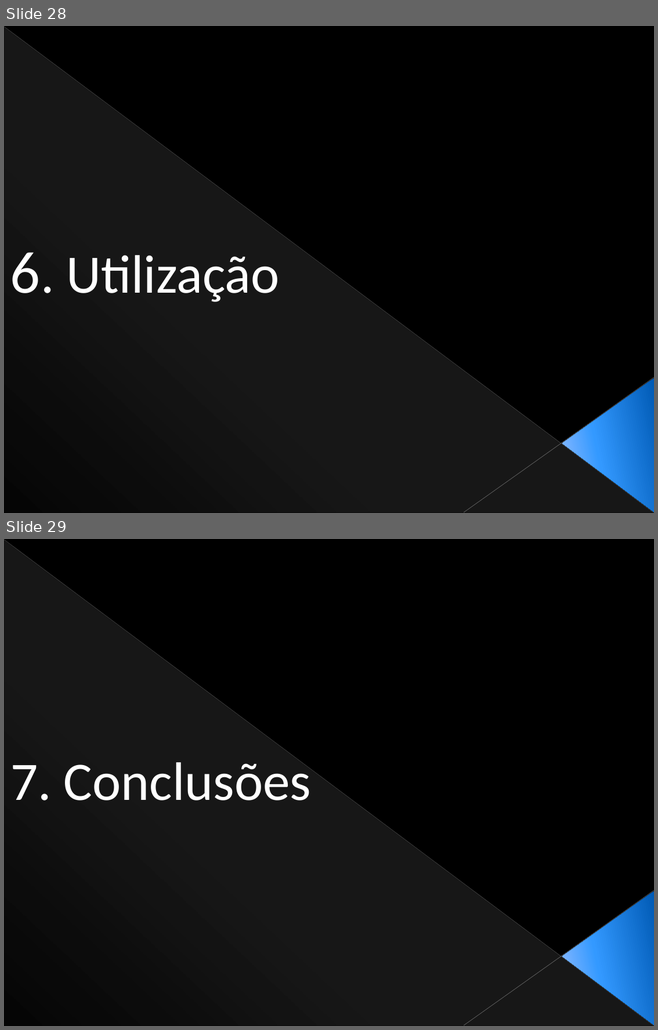
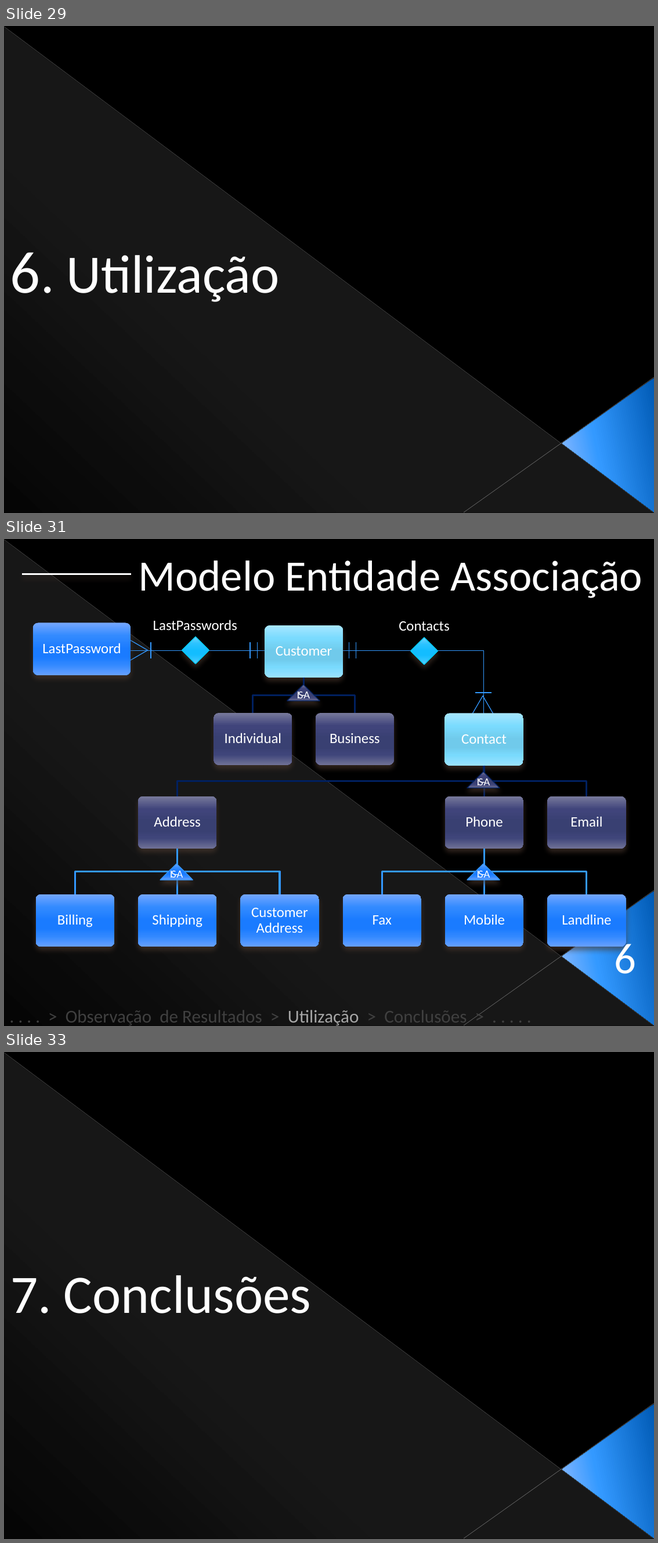
Before and after one commit to Netivski/projectoseminario, a slide deck: Apresentação Final/Presentation Sketch.pptx. Shown one above the other, each under a label of ours: slides 28 and 29 before the commit, slides 29, 31 and 33 after it; the slides between them are not shown. The pictures are 658x1030 and 658x1543 pixels, drawn with LibreOffice and Linux fonts; fonts in the diff are those of the drawing. Boxes give left, top, right and bottom in pixels: in the first picture for what was removed or moved away, otherwise in the second. Text is boxed around its words. In the diff, an @@ line names an element or a change of style, - is before the commit and + after.

```diff
--- a/Apresentação Final/Presentation Sketch.pptx
+++ b/Apresentação Final/Presentation Sketch.pptx
@@ slide 31 added at box(4, 539, 654, 1026), background #000000; not listed: 4 template elements that a slide beside it also shows @@
@@ text added at box(139, 560, 642, 598), 48 pt, text #FFFFFF @@
+Modelo Entidade Associação
@@ line added from (132, 574) to (21, 574), #FFFFFF 2 pt @@
@@ rounded rectangle added at box(33, 623, 130, 675), fill gradient #75A9FF to #3389FF to #1B7CFF to #3188FF to #67A1FF @@
@@ text added at box(153, 620, 237, 631), 16 pt, text #FFFFFF @@
+LastPasswords
@@ text added at box(398, 621, 449, 631), 16 pt, text #FFFFFF @@
+Contacts
@@ text added at box(42, 643, 121, 653), 16 pt, text #FFFFFF @@
+LastPassword
@@ triangle added at box(123, 636, 148, 664), outline #3399FF 0.79 pt @@
@@ line added from (151, 658) to (151, 642), #3399FF 0.79 pt @@
@@ diamond added at box(182, 637, 209, 664), fill gradient #71D2FF to #2CC4FF to #14BDFF to #2AC3FF to #63CEFF, outline #00CCFF 0.79 pt @@
@@ line added from (250, 642) to (250, 658), #3399FF 0.79 pt @@
@@ line added from (257, 642) to (257, 658), #3399FF 0.79 pt @@
@@ line added from (349, 642) to (349, 658), #3399FF 0.79 pt @@
@@ line added from (356, 642) to (356, 658), #3399FF 0.79 pt @@
@@ diamond added at box(411, 638, 438, 665), fill gradient #71D2FF to #2CC4FF to #14BDFF to #2AC3FF to #63CEFF, outline #00CCFF 0.79 pt @@
@@ line added from (98, 651) to (294, 651), #3399FF 0.79 pt @@
@@ elbow line added from (319, 651) to (484, 723), #3399FF 0.79 pt @@
@@ triangle added at box(287, 685, 320, 701), fill gradient #777B9D to #40467C to #3A4072 to #40457B to #6F7297, outline #002060 0.79 pt, 12 pt, text #FFFFFF @@
+IS-A
@@ line added from (491, 693) to (475, 693), #3399FF 0.79 pt @@
@@ triangle added at box(469, 696, 496, 720), outline #3399FF 0.79 pt @@
@@ group added at box(214, 625, 394, 765): 3 rounded rectangles, 3 texts, 2 freeform shapes @@
+Customer
+Individual
+Business
@@ triangle added at box(466, 772, 499, 788), fill gradient #777B9D to #40467C to #3A4072 to #40457B to #6F7297, outline #002060 0.79 pt, 12 pt, text #FFFFFF @@
+IS-A
@@ group added at box(36, 713, 626, 947): 10 rounded rectangles, 10 texts, 9 freeform shapes @@
+Contact
+Address
+Billing
+Shipping
+Customer Address
+Phone
+Fax
+Mobile
+Landline
+Email
@@ triangle added at box(160, 864, 192, 880), fill gradient #75A9FF to #3389FF to #1B7CFF to #3188FF to #67A1FF, outline #3399FF 0.79 pt, 12 pt, text #FFFFFF @@
+IS-A
@@ triangle added at box(466, 864, 499, 880), fill gradient #75A9FF to #3389FF to #1B7CFF to #3188FF to #67A1FF, outline #3399FF 0.79 pt, 12 pt, text #FFFFFF @@
+IS-A
@@ text added at box(614, 938, 636, 974), 48 pt, text #FFFFFF @@
+6
@@ text added at box(65, 1010, 466, 1026), 20 pt, text #404040 @@
+. . . . > Observação de Resultados > Utilização > Conclusões > . . . . .
@@ what was slide 28 is now slide 29 @@
@@ what was slide 29 is now slide 33 @@
```
Also in this commit, not shown: 2 slides changed, 3 other slides added.
